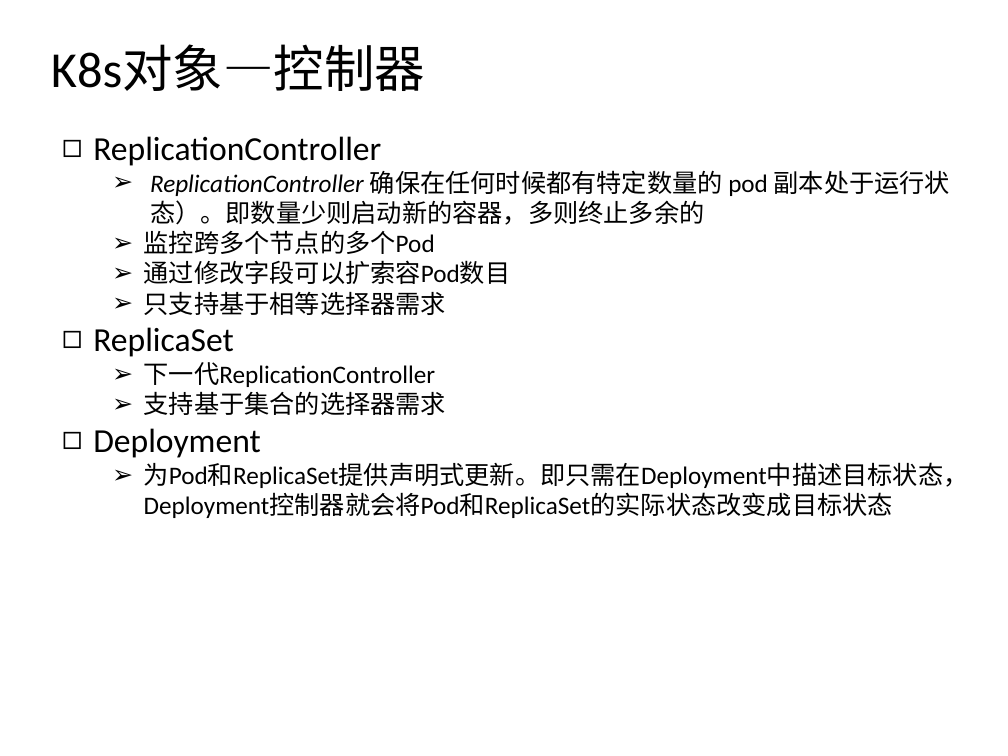
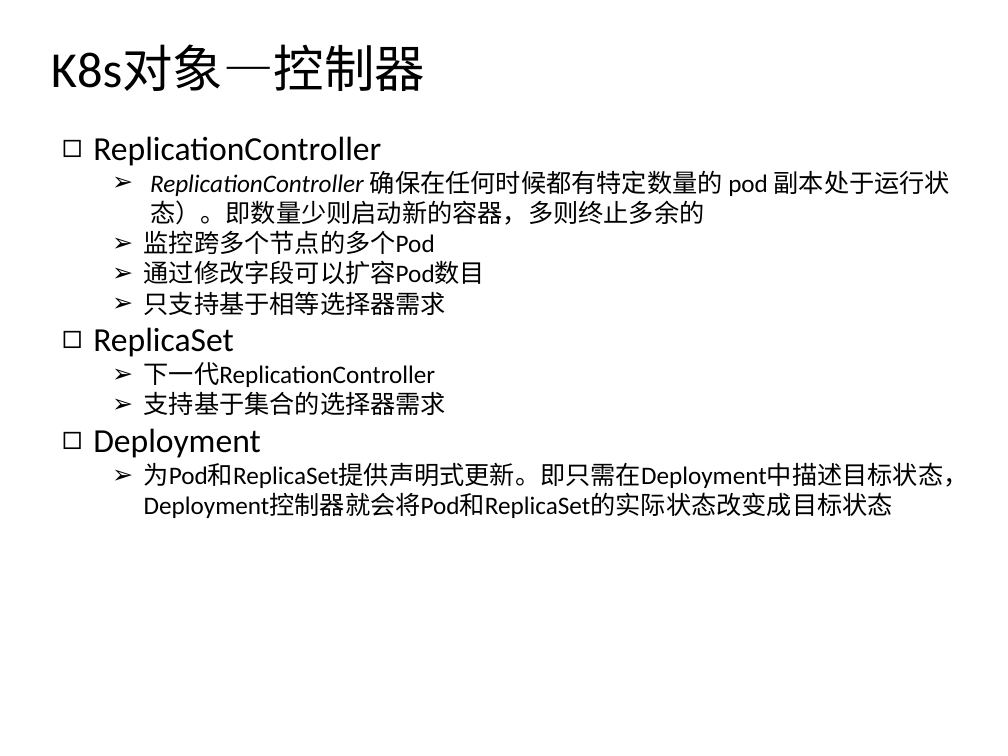
Before and after one commit to csluluyao/k8s_research, a slide deck: slide 13 of k8s_week1.pptx (slide 8 before the commit). Drawn at 1008x756 pixels with LibreOffice and Linux fonts; fonts in the diff are those of the drawing. Boxes give left, top, right and bottom in pixels: in the first picture for what was removed or moved away, otherwise in the second. Text is boxed around its words. In the diff, an @@ line names an element or a change of style, - is before the commit and + after.

```diff
--- a/k8s_week1.pptx
+++ b/k8s_week1.pptx
@@ text at <box>144,260,485,284</box>: text changed @@
-  ➢ 通过修改字段可以扩索容Pod数目
+  ➢ 通过修改字段可以扩容Pod数目
```
Also in this commit, not shown: 8 other slides changed, 6 slides added, 2 slides removed, 2 other files.
